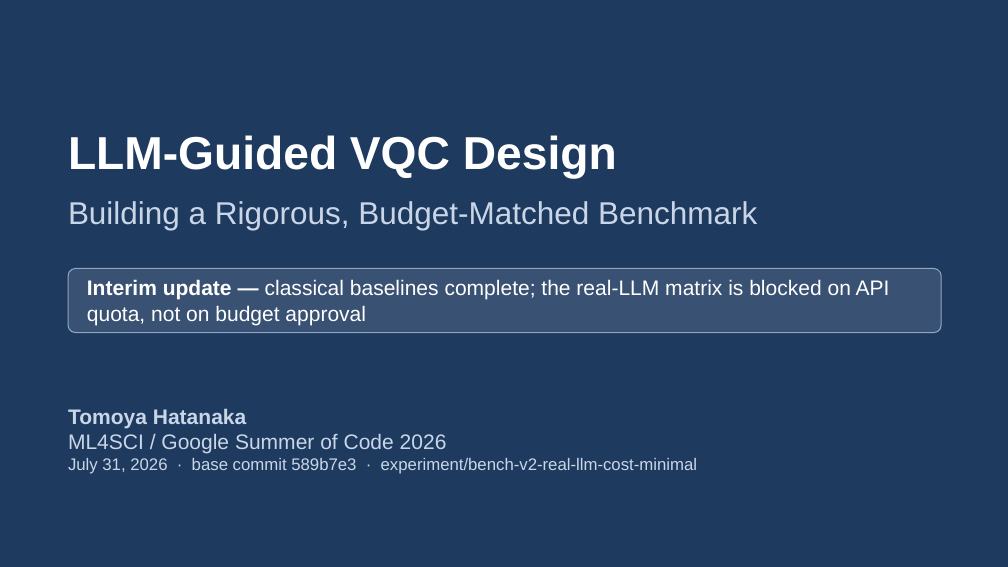
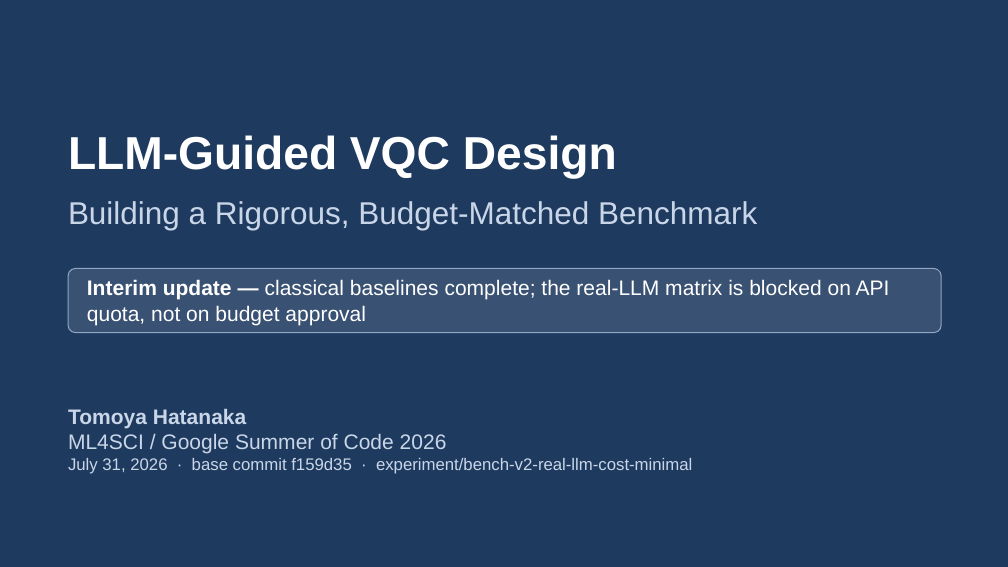
Before and after one commit to dorakingx/llm-vqc, a slide deck: slide 1 of docs/presentation/bench_v2_weekly_revised/20260731_GSoC_revised.pptx. Drawn at 1008x567 pixels with LibreOffice and Linux fonts; fonts in the diff are those of the drawing. Boxes give left, top, right and bottom in pixels: in the first picture for what was removed or moved away, otherwise in the second. Text is boxed around its words. In the diff, an @@ line names an element or a change of style, - is before the commit and + after.

```diff
--- a/docs/presentation/bench_v2_weekly_revised/20260731_GSoC_revised.pptx
+++ b/docs/presentation/bench_v2_weekly_revised/20260731_GSoC_revised.pptx
@@ text at [68, 458, 692, 474]: text changed @@
-July 31, 2026 · base commit 589b7e3 · experiment/bench-v2-real-llm-cost-minimal
+July 31, 2026 · base commit f159d35 · experiment/bench-v2-real-llm-cost-minimal
```
Also in this commit, not shown: 7 other files.
